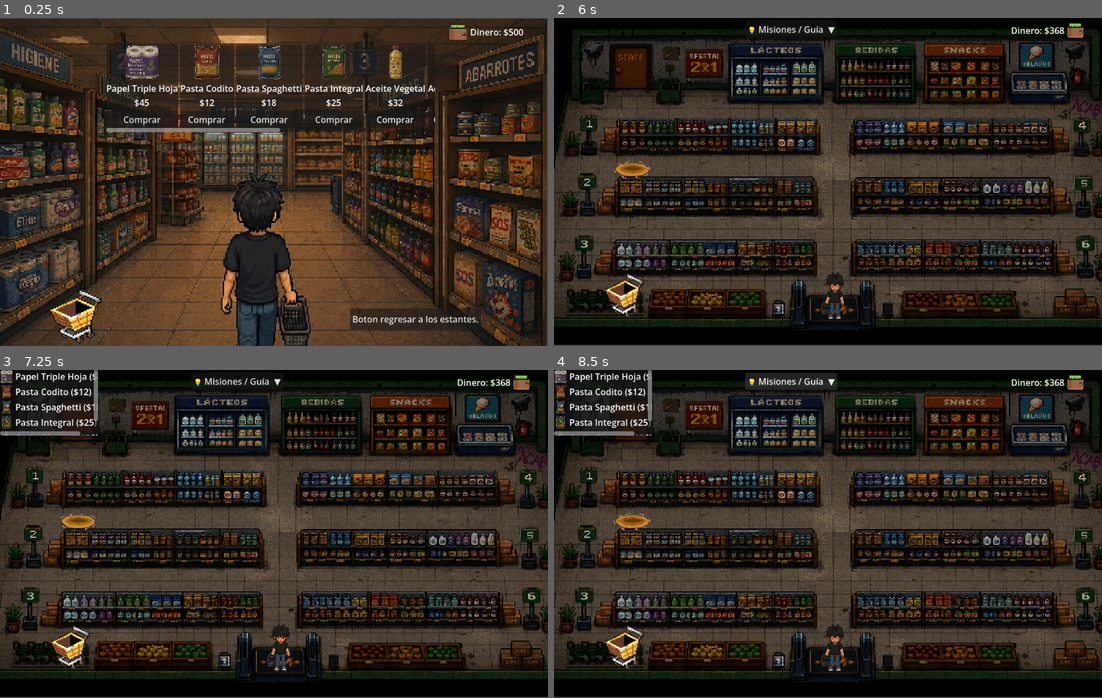
Above: before the commit, frames 1-4 (two rows, left to right).
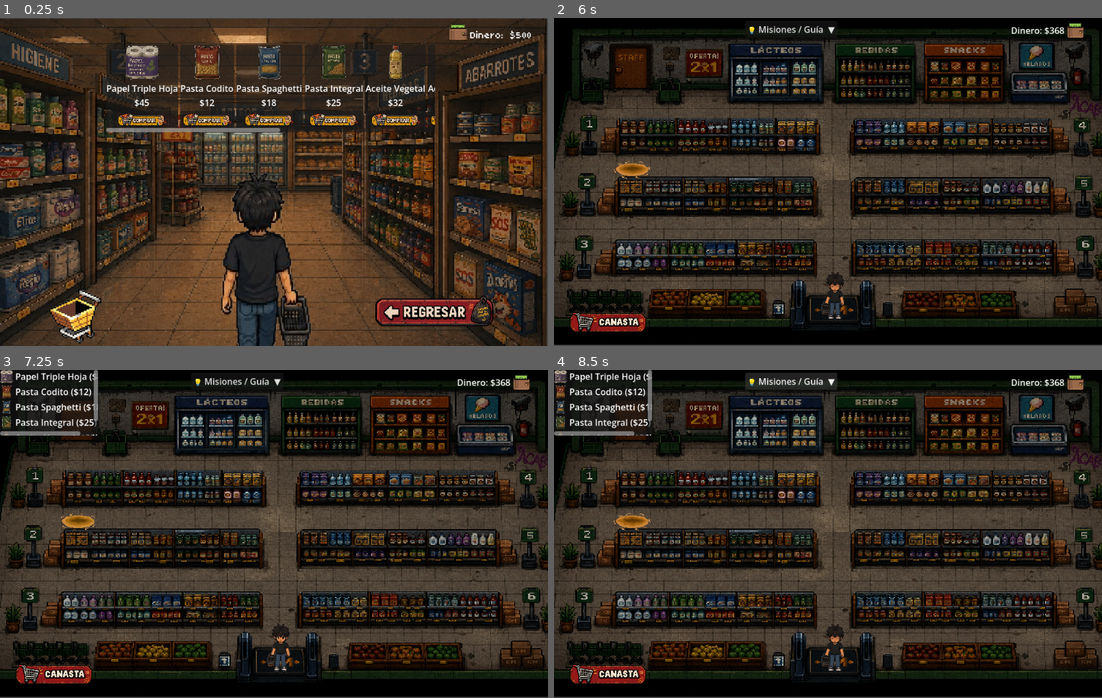
Above: after the commit, the same moments.

Repository: Aldair-Canul/Facultad-de-Ingenieria---Fora-de-Lugar
Game: Godot game, scene res://Scenes/Escena_mercado/super compra.tscn
Same seed, same stepped clock (60 frames per second), same inputs: the game is played once before the commit and once after it. This scene is started directly instead of the project's main scene.
Inputs (mouse positions are in pixels of both pictures, inside the frame that each line leads up to; where the layout moved, square brackets give the same spot in the first picture):
- Up to frame 1 (0.25 s): no input
- Up to frame 2 (6 s): click (696, 119) at 0.5 s, where only the run before the commit has a clickable "Comprar"; click (762, 119) at 1.25 s, where only the run before the commit has a clickable "Comprar"; click (822, 119) at 2 s, where only the run before the commit has a clickable "Comprar"; click (888, 119) at 2.75 s, where only the run before the commit has a clickable "Comprar"; click (948, 119) at 3.5 s, where only the run before the commit has a clickable "Comprar"; click (1008, 119) at 4.25 s, where only the run before the commit has a clickable "Comprar"; click (1063, 119) at 5 s, where only the run before the commit has a clickable "Comprar"; click (986, 309) [970, 319] at 5.75 s
- Up to frame 3 (7.25 s): click (54, 675) [71, 645] at 6.5 s
- Up to frame 4 (8.5 s): click "💡 Misiones / Guía ▼" at 7.25 s; click "💡 Misiones / Guía ▲" at 8 s

The runs differ from the first frame. In frame 1, 3.4% of the frame differs, in the area x 21-97%, y 3-95%; in frame 2, 1.2%; in frame 3, 1.2%; in frame 4, 1.2%.

Commit message:
:sparkles: feat: Mejoras agregadas al mercado

Diff:
--- a/Proyecto-Infomatrix/Godot-Engine/Scenes/Escena_mercado/mercado.tscn
+++ b/Proyecto-Infomatrix/Godot-Engine/Scenes/Escena_mercado/mercado.tscn
@@ -22,7 +22,7 @@
 [ext_resource type="Texture2D" uid="uid://bbw0ttr0eb0k8" path="res://Scenes/Escena_mercado/portal/PORTAL ORANGE-Sheet.png" id="20_vvdo1"]
 [ext_resource type="Script" uid="uid://d2ly4446061ju" path="res://Scenes/Escena_mercado/hud.gd" id="21_bfjkj"]
 [ext_resource type="Texture2D" uid="uid://cibqmnjlv17ys" path="res://Scenes/Escena_mercado/estantes separados/billetera.png" id="22_ncc65"]
-[ext_resource type="Texture2D" uid="uid://bw14hjti0e2hy" path="res://Scenes/Escena_mercado/estantes separados/canasta.png" id="23_mdqnm"]
+[ext_resource type="Texture2D" uid="uid://dyu11c34maywj" path="res://Scenes/Escena_mercado/estantes separados/boton canasta.png" id="23_pblot"]
 [ext_resource type="Script" uid="uid://g6a5tcgqxyob" path="res://Scenes/Escena_mercado/panel_guia.gd" id="24_yp0uw"]
 [ext_resource type="FontFile" uid="uid://ccihyy6esa7v3" path="res://Scenes/Escena_mercado/estantes separados/VT323-Regular.ttf" id="25_pblot"]
 
@@ -662,11 +662,11 @@
 [node name="BotonCanasta" type="TextureButton" parent="HUD/Canasta" unique_id=664540687]
 custom_minimum_size = Vector2(32, 32)
 layout_mode = 0
-offset_left = 76.0
-offset_top = 453.0
-offset_right = 185.0
-offset_bottom = 552.0
-texture_normal = ExtResource("23_mdqnm")
+offset_left = 24.0
+offset_top = 493.0
+offset_right = 172.0
+offset_bottom = 620.0
+texture_normal = ExtResource("23_pblot")
 ignore_texture_size = true
 stretch_mode = 5
 
--- a/Proyecto-Infomatrix/Godot-Engine/Scenes/Escena_mercado/super compra.tscn
+++ b/Proyecto-Infomatrix/Godot-Engine/Scenes/Escena_mercado/super compra.tscn
@@ -5,8 +5,10 @@
 [ext_resource type="Texture2D" uid="uid://uixoxpr1dl0t" path="res://Scenes/escena super/background pasillo super .png" id="3_sm788"]
 [ext_resource type="Script" uid="uid://ddkbmrsrr5qqr" path="res://Scenes/Escena_mercado/ui_tienda.gd" id="4_sm788"]
 [ext_resource type="Texture2D" uid="uid://bw14hjti0e2hy" path="res://Scenes/Escena_mercado/estantes separados/canasta.png" id="5_yika6"]
+[ext_resource type="Texture2D" uid="uid://du7v4euul0s8" path="res://Scenes/Escena_mercado/estantes separados/boton regresar.png" id="6_p0d4a"]
 [ext_resource type="Texture2D" uid="uid://cibqmnjlv17ys" path="res://Scenes/Escena_mercado/estantes separados/billetera.png" id="6_sdaft"]
 [ext_resource type="AudioStream" uid="uid://cr81osuggbh0a" path="res://sounds/musica compras en estantes.mp3" id="6_yika6"]
+[ext_resource type="FontFile" uid="uid://p7njfuyh3pdw" path="res://Scenes/Juego_Cuarto/poco/poco/Poco.ttf" id="8_o1q25"]
 
 [sub_resource type="AtlasTexture" id="AtlasTexture_wkvba"]
 atlas = ExtResource("1_tfiqm")
@@ -142,11 +144,13 @@
 layout_mode = 2
 
 [node name="BotonSalir" type="Button" parent="UI Tienda" unique_id=718884746]
-offset_left = 639.0
-offset_top = 531.0
-offset_right = 878.0
-offset_bottom = 570.0
-text = "Boton regresar a los estantes."
+offset_left = 682.0
+offset_top = 506.0
+offset_right = 2077.0
+offset_bottom = 889.0
+scale = Vector2(0.16000119, 0.16)
+icon = ExtResource("6_p0d4a")
+flat = true
 
 [node name="ContenedorDinero" type="HBoxContainer" parent="UI Tienda" unique_id=1321547245]
 offset_left = 819.0
@@ -163,6 +167,8 @@
 
 [node name="Labeldinero" type="Label" parent="UI Tienda/ContenedorDinero" unique_id=1577288070]
 layout_mode = 2
+theme_override_fonts/font = ExtResource("8_o1q25")
+theme_override_font_sizes/font_size = 22
 text = "Dinero: $500"
 
 [node name="AudioStreamPlayer2D" type="AudioStreamPlayer2D" parent="." unique_id=206712554]
--- a/Proyecto-Infomatrix/Godot-Engine/Scenes/Escena_mercado/ui_tienda.gd
+++ b/Proyecto-Infomatrix/Godot-Engine/Scenes/Escena_mercado/ui_tienda.gd
@@ -5,9 +5,11 @@
 @onready var panel_desplegable: PanelContainer = $canasta/PanelDesplegable
 @onready var lista_productos: VBoxContainer = $canasta/PanelDesplegable/ScrollCanasta/ListaProductos
 @onready var contenedor_tienda: Container = $ScrollTienda/ListadeCompras
-@onready var boton_salir: Button = $BotonSalir # <-- 1. REFERENCIA AL BOTÓN AGREGADA
+@onready var boton_salir: Button = $BotonSalir
 
 const RUTA_ASSETS: String = "res://Scenes/escena super/assets objetos compras super/"
+
+const RUTA_ICONO_COMPRAR: String = "res://Scenes/Escena_mercado/estantes separados/boton comprar.png"
 
 var catalogo: Array = [
 	{"nombre": "Papel Triple Hoja", "precio": 45, "imagen": RUTA_ASSETS + "papel_premium_triple_hoja.png"},
@@ -23,7 +25,7 @@
 ]
 
 func _ready() -> void:
-	boton_salir.pressed.connect(_on_boton_salir_pressed) # <-- 2. CONEXIÓN DE SEÑAL AGREGADA
+	boton_salir.pressed.connect(_on_boton_salir_pressed)
 	boton_canasta.pressed.connect(_on_boton_canasta_pressed)
 
 	DatosJugador.inventario_actualizado.connect(actualizar_canasta)
@@ -60,8 +62,16 @@
 		label.text = prod["nombre"] + "\n$" + str(prod["precio"])
 		label.horizontal_alignment = HORIZONTAL_ALIGNMENT_CENTER
 
+
 		var btn = Button.new()
-		btn.text = "Comprar"
+
+		if ResourceLoader.exists(RUTA_ICONO_COMPRAR):
+			btn.icon = load(RUTA_ICONO_COMPRAR)
+			btn.expand_icon = true
+			btn.icon_alignment = HORIZONTAL_ALIGNMENT_CENTER
+
+		btn.text = ""
+		btn.custom_minimum_size = Vector2(48, 32)
 		btn.pressed.connect(_al_hacer_clic_comprar.bind(prod["nombre"], prod["precio"], prod["imagen"]))
 
 		vbox.add_child(tex)
@@ -74,7 +84,7 @@
 func _al_hacer_clic_comprar(nombre: String, precio: int, imagen: String) -> void:
 	DatosJugador.comprar_producto(nombre, precio, imagen)
 
-# --- CANASTA INTERACTIVA (CON BOTÓN ELIMINAR) ---
+# --- ACTUALIZAR CANASTE ---
 func actualizar_canasta() -> void:
 	for hijo in lista_productos.get_children():
 		hijo.queue_free()
Binary file added: Proyecto-Infomatrix/Godot-Engine/Scenes/Escena_mercado/estantes separados/boton canasta.png
Binary file added: Proyecto-Infomatrix/Godot-Engine/Scenes/Escena_mercado/estantes separados/boton comprar.png
Binary file added: Proyecto-Infomatrix/Godot-Engine/Scenes/Escena_mercado/estantes separados/boton regresar.png
